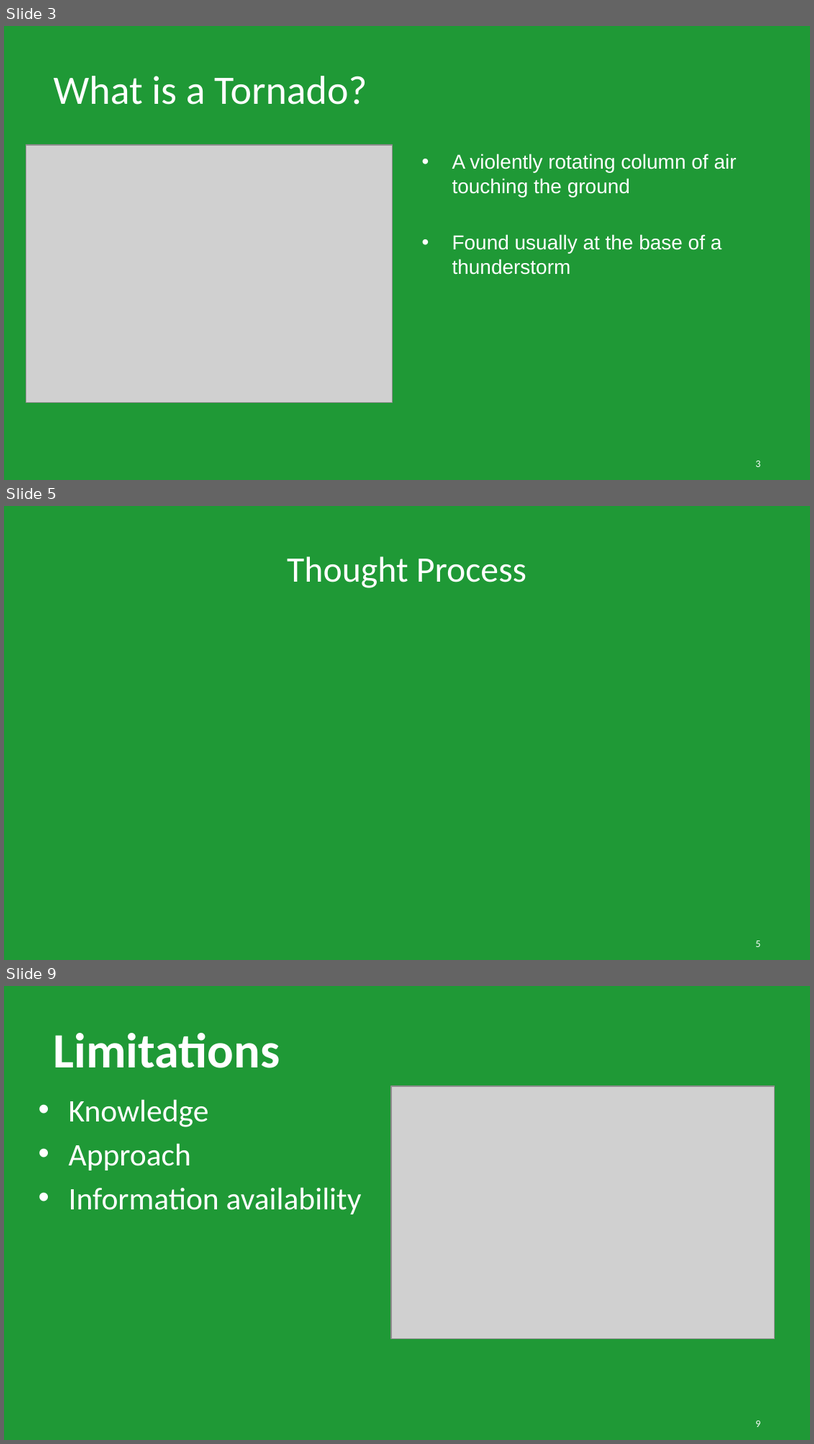
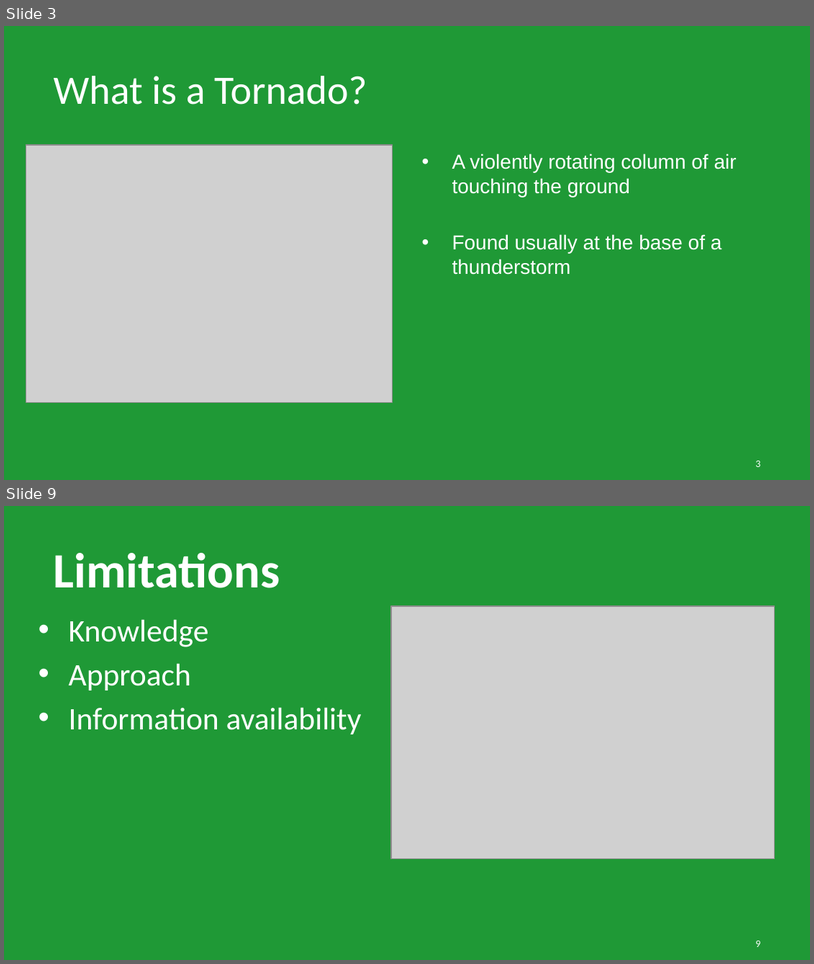
Before and after one commit to RichardMalo/Tornadoes, a slide deck: Tornados PPT.pptx. Shown one above the other, each under a label of ours: slides 3, 5 and 9 before the commit, slides 3 and 9 after it; the slides between them are not shown. The pictures are 814x1444 and 814x964 pixels, drawn with LibreOffice and Linux fonts; fonts in the diff are those of the drawing; grey boxes stand for pictures; background and template pictures are left out. Boxes give left, top, right and bottom in pixels: in the first picture for what was removed or moved away, otherwise in the second. Text is boxed around its words. In the diff, an @@ line names an element or a change of style, - is before the commit and + after.

```diff
--- a/Tornados PPT.pptx
+++ b/Tornados PPT.pptx
@@ slide 5 removed at (x1=4, y1=506, x2=810, y2=960), background picture (left out) @@
@@ title removed at (x1=287, y1=556, x2=527, y2=588) @@
-Thought Process
@@ page number removed at (x1=756, y1=940, x2=761, y2=947) @@
-5
```
Also in this commit, not shown: 6 slides changed, 2 slides added, 1 other slide removed, 10 other files.
